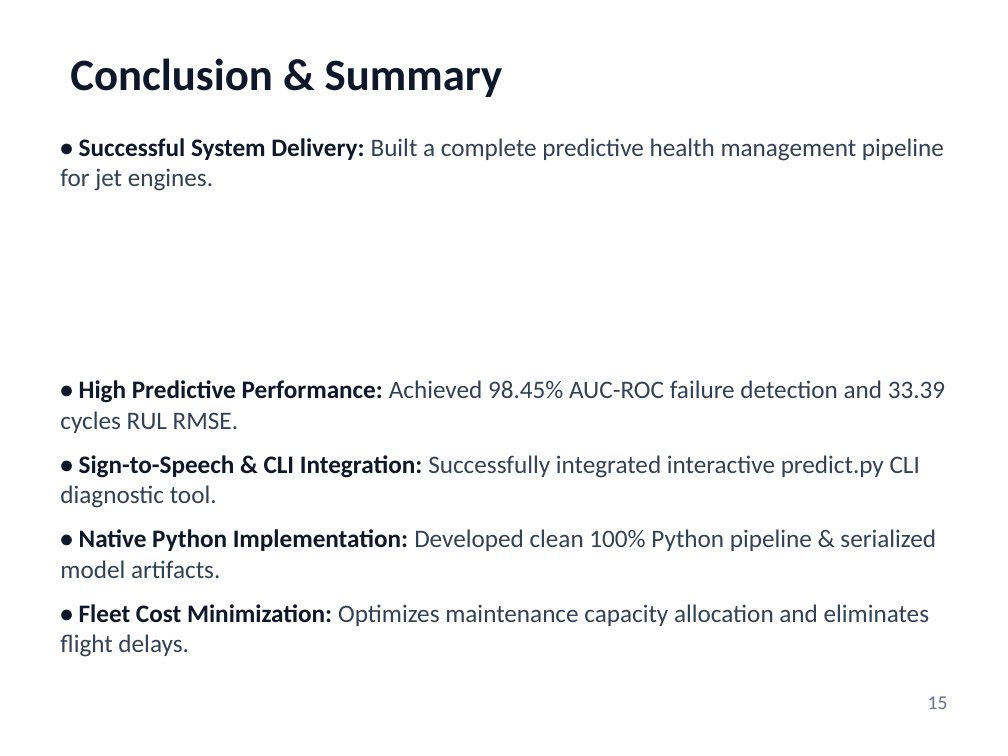
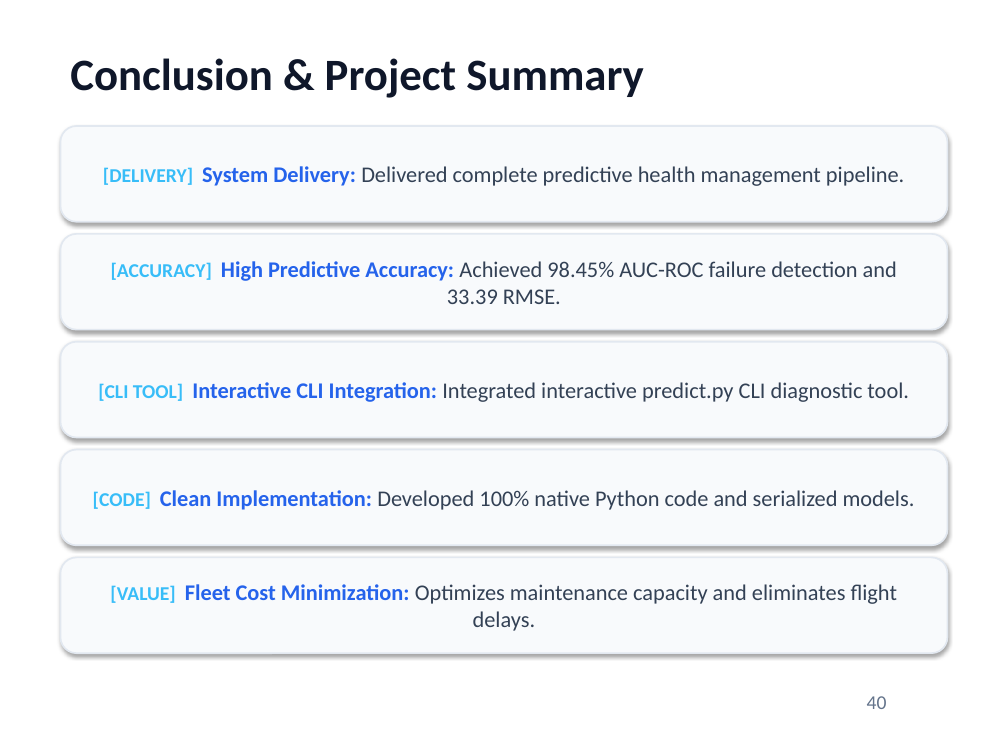
Before and after one commit to PiyushTiwari2051/Predictive-Master, a slide deck: slide 40 of Predictive_Maintenance_Internship_Presentation.pptx (slide 15 before the commit). Drawn at 1008x756 pixels with LibreOffice and Linux fonts; fonts in the diff are those of the drawing. Boxes give left, top, right and bottom in pixels: in the first picture for what was removed or moved away, otherwise in the second. Text is boxed around its words. In the diff, an @@ line names an element or a change of style, - is before the commit and + after.

Commit message:
Generate complete 42-slide working software project presentation deck

```diff
--- a/Predictive_Maintenance_Internship_Presentation.pptx
+++ b/Predictive_Maintenance_Internship_Presentation.pptx
@@ text at [70,58,644,98]: text changed @@
-Conclusion & Summary
+Conclusion & Project Summary
@@ text removed at [60,138,945,657] @@
-• Successful System Delivery: Built a complete predictive health management pipeline for jet engines.
-• High Predictive Performance: Achieved 98.45% AUC-ROC failure detection and 33.39 cycles RUL RMSE.
-• Sign-to-Speech & CLI Integration: Successfully integrated interactive predict.py CLI diagnostic tool.
-• Native Python Implementation: Developed clean 100% Python pipeline & serialized model artifacts.
-• Fleet Cost Minimization: Optimizes maintenance capacity allocation and eliminates flight delays.
@@ rounded rectangle added at [60,126,948,222], fill #F8FAFC, outline #E2E8F0 1.2 pt, 16 pt, text #334155 @@
+[DELIVERY] System Delivery: Delivered complete predictive health management pipeline.
@@ rounded rectangle added at [60,234,948,330], fill #F8FAFC, outline #E2E8F0 1.2 pt, 16 pt, text #334155 @@
+[ACCURACY] High Predictive Accuracy: Achieved 98.45% AUC-ROC failure detection and 33.39 RMSE.
@@ rounded rectangle added at [60,342,948,437], fill #F8FAFC, outline #E2E8F0 1.2 pt, 16 pt, text #334155 @@
+[CLI TOOL] Interactive CLI Integration: Integrated interactive predict.py CLI diagnostic tool.
@@ rounded rectangle added at [60,450,948,545], fill #F8FAFC, outline #E2E8F0 1.2 pt, 16 pt, text #334155 @@
+[CODE] Clean Implementation: Developed 100% native Python code and serialized models.
@@ rounded rectangle added at [60,557,948,653], fill #F8FAFC, outline #E2E8F0 1.2 pt, 16 pt, text #334155 @@
+[VALUE] Fleet Cost Minimization: Optimizes maintenance capacity and eliminates flight delays.
@@ text at [867,696,887,709]: text changed @@
-15
+40
```
Also in this commit, not shown: 8 other slides changed, 33 slides added, 9 slides removed, 1 other file.
